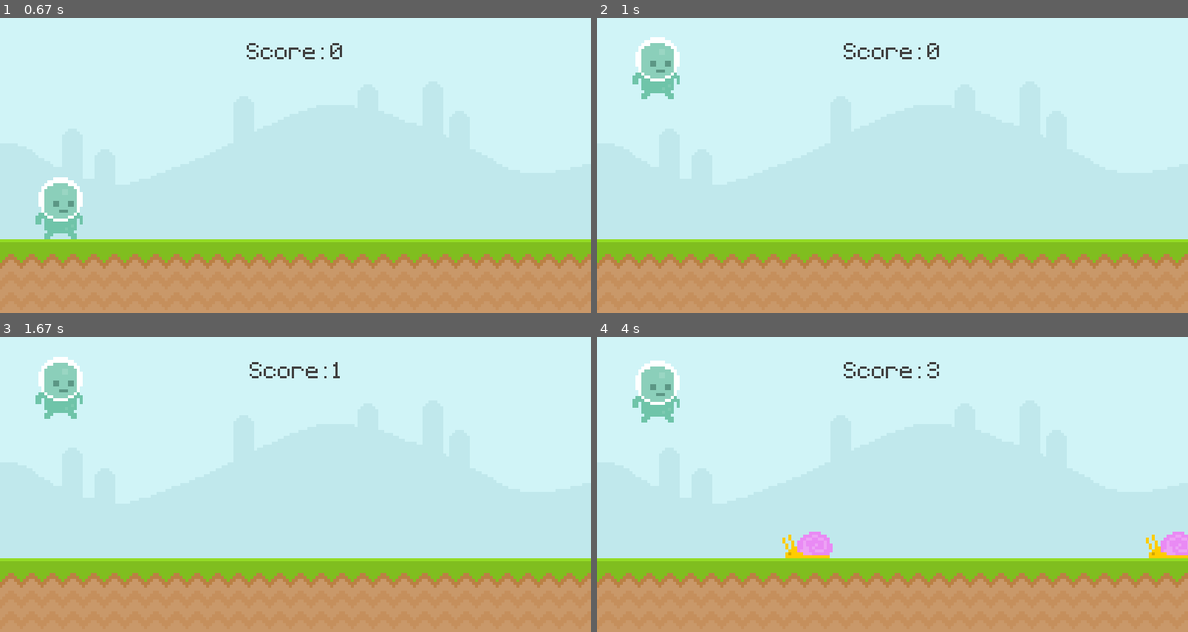
Above: before the commit, frames 1-4 (two rows, left to right).
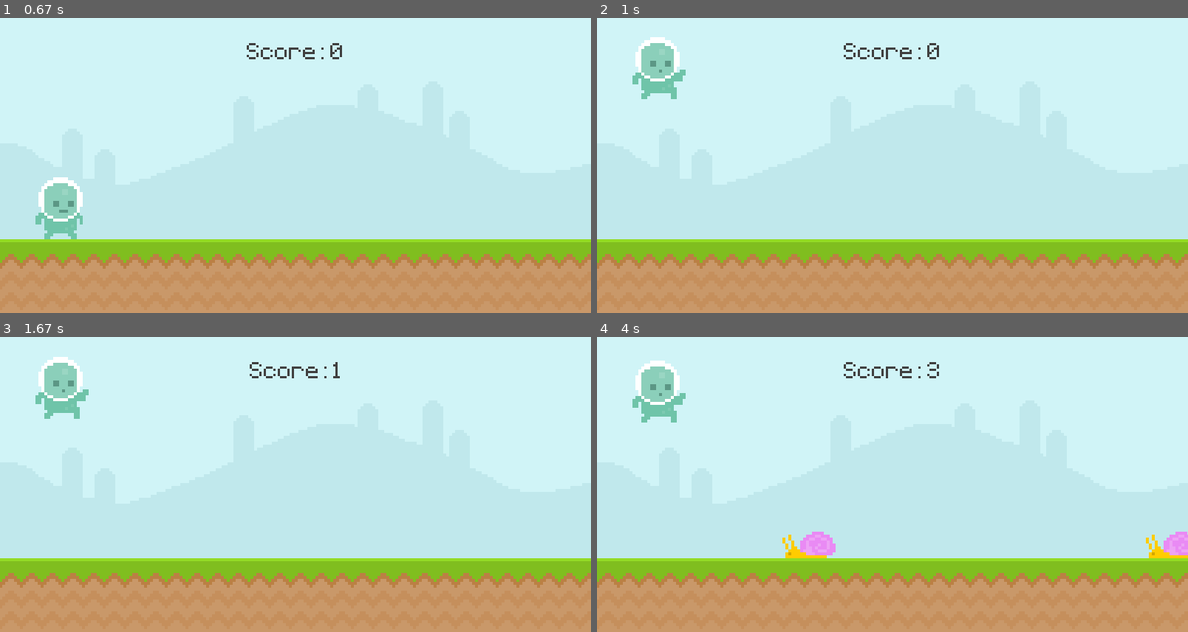
Above: after the commit, the same moments.

Repository: Stenbryggen/pygame_intro
Game: pygame game, started from main.py
Same seed, same stepped clock (60 frames per second), same inputs: the game is played once before the commit and once after it.
Inputs:
- Up to frame 1 (0.67 s): tap Space at 0.33 s
- Up to frame 2 (1 s): tap Space at 0.67 s
- Up to frame 3 (1.67 s): tap Space at 1.07, 1.37 s
- Up to frame 4 (4 s): tap Space at 1.9, 2.2, 2.4, 2.7, 2.97, 3.3, 3.6, 3.73 s

Frame 1 is identical in both runs. In frame 2, 0.1% of the frame differs, in the area x 10-15%, y 17-28%; in frame 3, 0.1%; in frame 4, 0.5%, in the area x 10-100%, y 19-75%.

Commit message:
Added animations on player, snail and fly

Diff:
--- a/main.py
+++ b/main.py
@@ -39,6 +39,17 @@
                 return False
     return True
 
+def player_animation():
+    global player_surface, player_index
+
+    if player_ract.bottom < 300:
+        player_surface = player_jump
+    else:
+        player_index += 0.1
+        if player_index >= len(player_walk):
+            player_index = 0
+        player_surface = player_walk[int(player_index)]
+
 SCREEN_WITDH = 800
 SCREEN_HEIGHT = 400
 GROUND_HEIGHT = 300
@@ -62,11 +73,27 @@
 ground_surface = pygame.image.load('graphics/ground.png').convert()
 
 # Obstacles
-snail_surface = pygame.image.load('graphics/snail/snail1.png').convert_alpha()
-fly_surface = pygame.image.load('graphics/Fly/Fly1.png').convert_alpha()
+snail_frame1 = pygame.image.load('graphics/snail/snail1.png').convert_alpha()
+snail_frame2 = pygame.image.load('graphics/snail/snail2.png').convert_alpha()
+snail_frames = [snail_frame1, snail_frame2]
+snail_index = 0
+snail_surface = snail_frames[snail_index]
+
+fly_frame1 = pygame.image.load('graphics/Fly/Fly1.png').convert_alpha()
+fly_frame2 = pygame.image.load('graphics/Fly/Fly2.png').convert_alpha()
+fly_frames = [fly_frame1, fly_frame2]
+fly_index = 0
+fly_surface = fly_frames[fly_index]
+
 obstacle_rect_list = []
 
-player_surface = pygame.image.load('graphics/Player/player_walk_1.png').convert_alpha()
+player_walk1 = pygame.image.load('graphics/Player/player_walk_1.png').convert_alpha()
+player_walk2 = pygame.image.load('graphics/Player/player_walk_2.png').convert_alpha()
+player_walk = [player_walk1, player_walk2]
+player_index = 0
+player_jump = pygame.image.load('graphics/Player/jump.png').convert_alpha()
+
+player_surface = player_walk[player_index]
 player_ract = player_surface.get_rect(midbottom = (80, GROUND_HEIGHT))
 player_gravity = 0
 
@@ -84,6 +111,12 @@
 # Timer
 obstacle_timer = pygame.USEREVENT + 1
 pygame.time.set_timer(obstacle_timer, 1500)
+
+snail_animation_timer = pygame.USEREVENT +2
+pygame.time.set_timer(snail_animation_timer, 500)
+
+fly_animation_timer = pygame.USEREVENT +3
+pygame.time.set_timer(fly_animation_timer, 200)
 
 while True:
     for event in pygame.event.get():
@@ -105,11 +138,24 @@
                 pygame.quit()
                 exit()
 
-        if event.type == obstacle_timer and game_active:
-            if randint(0,2):
-                obstacle_rect_list.append(snail_surface.get_rect(bottomleft = (randint(900, 1100), GROUND_HEIGHT)))
+        if game_active:
+            if event.type == obstacle_timer:
+                if randint(0,2):
+                    obstacle_rect_list.append(snail_surface.get_rect(bottomleft = (randint(900, 1100), GROUND_HEIGHT)))
+                else:
+                    obstacle_rect_list.append(fly_surface.get_rect(bottomleft = (randint(900, 1100), GROUND_HEIGHT -90)))
+
+            if snail_index == 0:
+                snail_index = 1
             else:
-                obstacle_rect_list.append(fly_surface.get_rect(bottomleft = (randint(900, 1100), GROUND_HEIGHT -90)))
+                snail_index = 0
+            snail_surface = snail_frames[snail_index]
+
+            if fly_index == 0:
+                fly_index = 1
+            else:
+                fly_index = 0
+            fly_surface = fly_frames[fly_index]
 
     if game_active:
         screen.blit(sky_surface, (0,0))
@@ -121,16 +167,15 @@
 
         player_gravity += GRAVITY
         player_ract.y += player_gravity
-        if player_ract.bottom >= 300: player_ract.bottom = GROUND_HEIGHT
-
+        if player_ract.bottom >= 300:
+            player_ract.bottom = GROUND_HEIGHT
+        player_animation()
         screen.blit(player_surface, player_ract)
 
         # Obstacle movment
         obstacle_rect_list = obstacle_movement(obstacle_rect_list)
 
         game_active = collisions(player_ract, obstacle_rect_list)
-        # if snail_ract.colliderect(player_ract):
-        #     game_active = False
 
         display_score()
         score = display_score()
